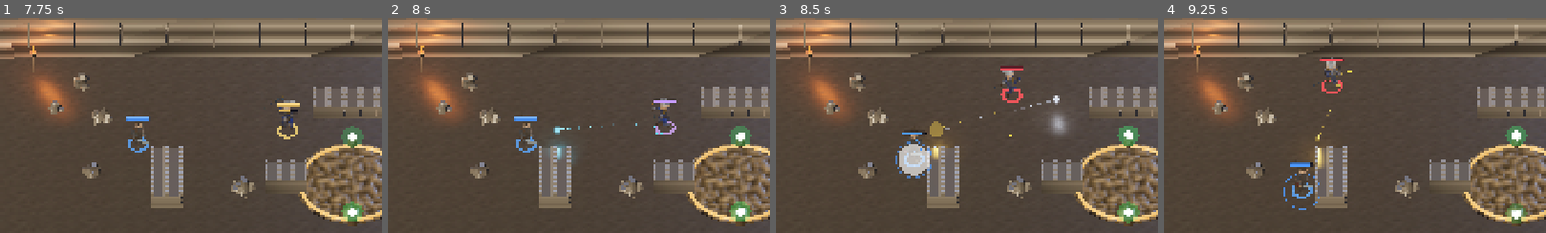
Above: before the commit, frames 1-4 (left to right).
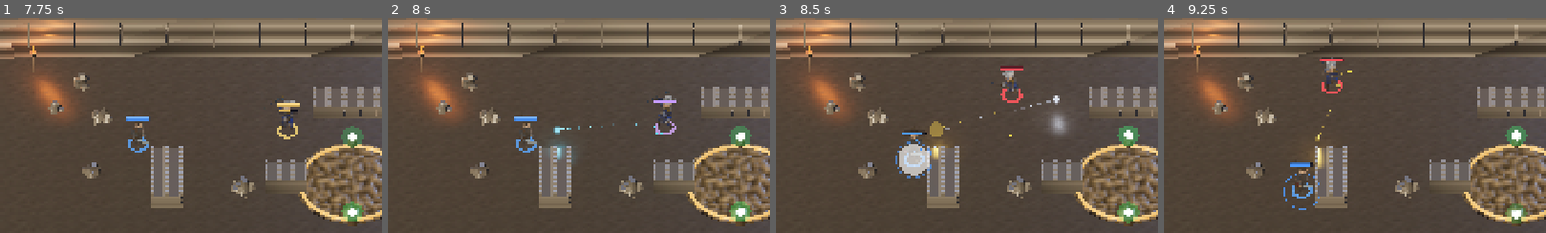
Above: after the commit, the same moments.

Repository: johnWard12/arena-game-godot
Game: Godot game, scene res://scenes/CharSelect.tscn
Two runs of this game, one before a commit and one after it. Both use one fixed random seed, a clock stepped at 60 frames per second and the inputs below.
Inputs (mouse positions are % of the whole screen's width and height, from its top left):
- Up to frame 1 (7.75 s): tap Enter at 0.5, 2, 3.5 s; move the mouse to (72, 45) at 0.52 s; hold D 0.53-1.25 s; tap Backspace at 0.6 s; click (72, 45) at 0.67 s; tap Space at 0.77, 1.25, 2.75, 3.77, 4.25, 6.77 s; drag from (30, 55) to (45, 70) at 1.27 s; move the mouse to (60, 28) at 2.02 s; hold D 2.03-2.75 s; tap Q at 2.1 s; drag from (45, 70) to (20, 35) at 2.77 s; move the mouse to (80, 65) at 3.52 s; hold A 3.53-4.25 s; tap Shift at 3.6 s; drag from (20, 35) to (35, 25) at 4.27 s; move the mouse to (55, 50) at 5.02 s; hold S 5.03-5.75 s; tap G at 5.1 s; click (55, 50) at 5.17 s; drag from (35, 25) to (30, 55) at 5.77 s; move the mouse to (72, 45) at 6.52 s; hold W 6.53-7.25 s; tap E at 6.6 s; drag from (30, 55) to (45, 70) at 7.27 s
- Up to frame 2 (8 s): no input
- Up to frame 3 (8.5 s): move the mouse to (60, 28) at 8.02 s; hold S from 8.03 s (still down); tap F at 8.1 s
- Up to frame 4 (9.25 s): release S at 8.75 s; drag from (45, 70) to (20, 35) at 8.77 s
The pictures show only the part of the screen within x 4-54%, y 15-65%; the shares and areas given below are measured in that part.

Frame 1 is identical in both runs. In frame 2, 0.4% of the frame differs, in the area x 67-76%, y 34-52%; in frame 3, 0.2%; in frame 4, 0.3%.

Commit message:
Per-class AoE identities, ultimate polish, and gesture anims for instant abilities
AoE zones (AreaFxView3D.gd + a new "style" key on _spawn_zone_fx): every
zone used to be the same ring+disc+motes in a different color. Now each
class has a visual signature:
- "holy" (Cleric Consecrate + Guardian's Bond zones): a slowly-orbiting
  ring of vertical light pillars — the only style that leaves the ground.
- "arcane" (Mage Nova + Void Collapse burst): a bright center column that
  spikes and fades plus a one-shot radial glint detonation.
- "void" (Void Collapse rift): a dark hovering core in a glow shell with
  particles spiraling INWARD from outside the marker — matches the pull.
- "quake" (Bruiser Tremor + Seismic Slam): one-shot arcing rock debris,
  the only style whose particles obey gravity.

Bruiser: Tremor had NO ground telegraph at all — it now spawns an
expanding quake ring showing its true hit area; Seismic Slam's landing
gets one too.

Melee/instant ability animation audit:
- All swing-based melee (Duelist auto/Strike/Lunge, Bruiser auto/Shatter,
  plus the 360-degree Tremor/Seismic/Bladestorm spins) already animate via
  the model's attack anim + the new slash arcs.
- Instant no-swing abilities (Warcry, Unbreakable, Ward, Consecrate,
  Barrier, Iron Resolve, Camouflage) fired with zero body language — the
  view now detects a rising ability_commit timer with no cast/swing active
  and plays the class's cast gesture for 0.35s.

Ultimates: Bladestorm now carries a real OmniLight while spinning (the
storm illuminates the arena around the Duelist); Seismic/Void/Rain/Bond
covered by the styles above plus existing FX.

Caught by a throwaway style test-boot before commit: radial_accel /
tangential_accel are Vector2 min/max ranges in this Godot version, not
floats — would have been a live parse error on first cast otherwise.

Diff:
--- a/godot_project/scripts/AreaFxView3D.gd
+++ b/godot_project/scripts/AreaFxView3D.gd
@@ -38,6 +38,21 @@
 var _border_mat: StandardMaterial3D
 var _target_r := 0.0
 
+# Per-class visual identity ("style" key): every zone used to be the same
+# ring+disc+motes in a different color, so all AoEs read identically.
+# "holy"   — orbiting vertical light pillars (Cleric: the only style that
+#            leaves the ground)
+# "arcane" — center flash column + one-shot radial glint detonation (Mage)
+# "void"   — dark hovering core + particles spiraling INWARD, matching the
+#            pull (Mage ult rift)
+# "quake"  — one-shot arcing rock debris, the only style whose particles
+#            obey gravity (Bruiser)
+var _style := ""
+var _spin: Node3D
+var _extra_mats: Array[StandardMaterial3D] = []
+var _extra_alphas: Array[float] = []
+var _void_core: MeshInstance3D
+
 func setup(fx: Dictionary):
 	_shape = fx["shape"]
 	_size = fx["size"]
@@ -45,6 +60,7 @@
 	_color = fx["color"]
 	_anim_style = fx.get("anim", "pulse")
 	_particle_style = fx.get("particles", "rise")
+	_style = fx.get("style", "")
 	position = CoordUtil.to_world(fx["pos"], 0.03)
 
 	var facing: Vector2 = fx["facing"]
@@ -106,6 +122,173 @@
 		_build_falling_particles(r)
 	else:
 		_build_rising_particles(r)
+
+	match _style:
+		"holy": _build_holy_extras(r)
+		"arcane": _build_arcane_extras(r)
+		"void": _build_void_extras(r)
+		"quake": _build_quake_extras(r)
+
+# Cleric — a slowly-orbiting ring of vertical light pillars. Verticality is
+# the holy signature; no other zone style leaves the ground plane.
+func _build_holy_extras(r: float):
+	_spin = Node3D.new()
+	add_child(_spin)
+	for i in 6:
+		var a = i * TAU / 6.0
+		var pillar := MeshInstance3D.new()
+		var cyl := CylinderMesh.new()
+		cyl.top_radius = 0.035
+		cyl.bottom_radius = 0.06
+		cyl.height = 1.7
+		pillar.mesh = cyl
+		var mat = _make_mat(0.3)
+		mat.emission_energy_multiplier = 2.0
+		pillar.material_override = mat
+		pillar.position = Vector3(cos(a) * r * 0.62, 0.85, sin(a) * r * 0.62)
+		_spin.add_child(pillar)
+		_extra_mats.append(mat)
+		_extra_alphas.append(0.3)
+
+# Mage — a bright center column that spikes and fades plus a one-shot ring
+# of radially-flying glints: reads as an arcane detonation.
+func _build_arcane_extras(r: float):
+	var column := MeshInstance3D.new()
+	var cyl := CylinderMesh.new()
+	cyl.top_radius = r * 0.10
+	cyl.bottom_radius = r * 0.16
+	cyl.height = 2.4
+	column.mesh = cyl
+	var cmat = _make_mat(0.55)
+	cmat.emission_energy_multiplier = 2.6
+	column.material_override = cmat
+	column.position.y = 1.2
+	add_child(column)
+	_extra_mats.append(cmat)
+	_extra_alphas.append(0.55)
+
+	var burst := GPUParticles3D.new()
+	burst.position.y = 0.4
+	burst.amount = 26
+	burst.lifetime = 0.5
+	burst.one_shot = true
+	burst.explosiveness = 1.0
+	burst.emitting = true
+	var pm := ParticleProcessMaterial.new()
+	pm.emission_shape = ParticleProcessMaterial.EMISSION_SHAPE_SPHERE_SURFACE
+	pm.emission_sphere_radius = max(0.2, r * 0.2)
+	pm.initial_velocity_min = 0.0
+	pm.initial_velocity_max = 0.1
+	pm.radial_accel = Vector2(14.0, 18.0)
+	pm.gravity = Vector3.ZERO
+	pm.scale_min = 0.5
+	pm.scale_max = 1.1
+	pm.color_ramp = _fade_ramp()
+	burst.process_material = pm
+	burst.draw_pass_1 = _glint_quad(0.09)
+	add_child(burst)
+
+# Mage ult rift — dark hovering core wrapped in a glow shell, with particles
+# spiraling INWARD from well outside the marker (negative radial accel +
+# tangential swirl), matching the ability's actual pull.
+func _build_void_extras(r: float):
+	_void_core = MeshInstance3D.new()
+	var s := SphereMesh.new()
+	s.radius = r * 0.4
+	s.height = r * 0.8
+	_void_core.mesh = s
+	var core_mat := StandardMaterial3D.new()
+	core_mat.shading_mode = BaseMaterial3D.SHADING_MODE_UNSHADED
+	core_mat.albedo_color = Color(0.06, 0.0, 0.12)
+	_void_core.material_override = core_mat
+	_void_core.position.y = 0.5
+	add_child(_void_core)
+
+	var shell := MeshInstance3D.new()
+	var s2 := SphereMesh.new()
+	s2.radius = r * 0.52
+	s2.height = r * 1.04
+	shell.mesh = s2
+	var shell_mat = _make_mat(0.25)
+	shell_mat.emission_energy_multiplier = 1.8
+	shell.material_override = shell_mat
+	shell.position.y = 0.5
+	add_child(shell)
+	_extra_mats.append(shell_mat)
+	_extra_alphas.append(0.25)
+
+	var swirl := GPUParticles3D.new()
+	swirl.position.y = 0.4
+	swirl.amount = 30
+	swirl.lifetime = 0.8
+	swirl.emitting = true
+	var pm := ParticleProcessMaterial.new()
+	pm.emission_shape = ParticleProcessMaterial.EMISSION_SHAPE_RING
+	pm.emission_ring_axis = Vector3(0, 1, 0)
+	pm.emission_ring_radius = r * 2.2
+	pm.emission_ring_inner_radius = r * 1.6
+	pm.emission_ring_height = 0.3
+	pm.initial_velocity_min = 0.0
+	pm.initial_velocity_max = 0.1
+	pm.radial_accel = Vector2(-15.0, -13.0)
+	pm.tangential_accel = Vector2(4.0, 6.0)
+	pm.gravity = Vector3.ZERO
+	pm.color_ramp = _fade_ramp()
+	swirl.process_material = pm
+	swirl.draw_pass_1 = _glint_quad(0.08)
+	add_child(swirl)
+
+# Bruiser — one-shot arcing rock debris: the earthy, physical signature
+# (the only zone style whose particles obey gravity).
+func _build_quake_extras(r: float):
+	var rocks := GPUParticles3D.new()
+	rocks.position.y = 0.1
+	rocks.amount = 22
+	rocks.lifetime = 0.7
+	rocks.one_shot = true
+	rocks.explosiveness = 1.0
+	rocks.emitting = true
+	var pm := ParticleProcessMaterial.new()
+	pm.emission_shape = ParticleProcessMaterial.EMISSION_SHAPE_SPHERE
+	pm.emission_sphere_radius = r * 0.5
+	pm.direction = Vector3(0, 1, 0)
+	pm.spread = 40.0
+	pm.initial_velocity_min = 2.0
+	pm.initial_velocity_max = 4.2
+	pm.gravity = Vector3(0, -11.0, 0)
+	pm.scale_min = 0.6
+	pm.scale_max = 1.4
+	rocks.process_material = pm
+	var box := BoxMesh.new()
+	box.size = Vector3(0.09, 0.09, 0.09)
+	var rock_mat := StandardMaterial3D.new()
+	rock_mat.albedo_color = Color(0.45, 0.35, 0.25)
+	rock_mat.roughness = 1.0
+	box.material = rock_mat
+	rocks.draw_pass_1 = box
+	add_child(rocks)
+
+func _fade_ramp() -> GradientTexture1D:
+	var ramp := Gradient.new()
+	ramp.set_color(0, Color(_color.r, _color.g, _color.b, 0.9))
+	ramp.set_color(1, Color(_color.r, _color.g, _color.b, 0.0))
+	var tex := GradientTexture1D.new()
+	tex.gradient = ramp
+	return tex
+
+func _glint_quad(size: float) -> QuadMesh:
+	var quad := QuadMesh.new()
+	quad.size = Vector2(size, size)
+	var mat := StandardMaterial3D.new()
+	mat.shading_mode = BaseMaterial3D.SHADING_MODE_UNSHADED
+	mat.transparency = BaseMaterial3D.TRANSPARENCY_ALPHA
+	mat.billboard_mode = BaseMaterial3D.BILLBOARD_ENABLED
+	mat.vertex_color_use_as_albedo = true
+	mat.emission_enabled = true
+	mat.emission = _color
+	mat.emission_energy_multiplier = 1.8
+	quad.material = mat
+	return quad
 
 func _build_rising_particles(r: float):
 	_particles = GPUParticles3D.new()
@@ -242,6 +425,15 @@
 	_ring2.rotation.y += get_process_delta_time() * 0.35
 	_disc_mat.albedo_color.a = 0.12 * fade
 
+	# style extras: orbit the holy pillars, pulse the void core, and fade
+	# every extra material out with the zone
+	if _spin != null:
+		_spin.rotation.y += get_process_delta_time() * 0.9
+	for i in _extra_mats.size():
+		_extra_mats[i].albedo_color.a = _extra_alphas[i] * fade
+	if _void_core != null:
+		_void_core.scale = Vector3.ONE * (0.9 + 0.1 * sin(t * 9.0))
+
 func _animate_rect(remain: float):
 	const INTRO := 0.12
 	const OUTRO := 0.22
--- a/godot_project/scripts/BruiserEntity.gd
+++ b/godot_project/scripts/BruiserEntity.gd
@@ -133,6 +133,9 @@
 		return
 	tremor_fx_left = 0.4
 	FX.impact_burst(get_parent(), global_position, Color(0.85, 0.6, 0.3), 22, 220.0)
+	# Tremor was the only AoE with no ground telegraph at all — an expanding
+	# quake ring with rock debris shows its true hit area.
+	_spawn_zone_fx(global_position, TREMOR_RADIUS, 0.5, Color(0.9, 0.55, 0.2), "expand", "rise", "quake")
 	# True AoE: hits every enemy in range, not just the primary target —
 	# matters in 2v2/3v3 where more than one foe can be caught in the stomp.
 	for target in get_enemies_in_range(TREMOR_RADIUS):
@@ -178,6 +181,7 @@
 	start_swing(360.0, 0.45)
 	seismic_slam_fx_left = 0.70
 	FX.impact_burst(get_parent(), global_position, Color(1.0, 0.7, 0.2), 30, 420.0)
+	_spawn_zone_fx(global_position, SEISMIC_RANGE, 0.6, Color(1.0, 0.6, 0.15), "expand", "rise", "quake")
 	if opp != null and opp.alive and global_position.distance_to(opp.global_position) <= SEISMIC_RANGE:
 		if deal_damage(opp, SEISMIC_DMG):
 			add_combo_stack()
--- a/godot_project/scripts/ClericEntity.gd
+++ b/godot_project/scripts/ClericEntity.gd
@@ -165,7 +165,7 @@
 	consecrate_time_left = CONSECRATE_DUR
 	consecrate_tick_timer = 0.0
 	FX.impact_burst(get_parent(), consecrate_pos, Color(0.95, 0.9, 0.55), 18, 180.0)
-	_spawn_zone_fx(consecrate_pos, CONSECRATE_RADIUS, CONSECRATE_DUR, Color(0.95, 0.85, 0.4))
+	_spawn_zone_fx(consecrate_pos, CONSECRATE_RADIUS, CONSECRATE_DUR, Color(0.95, 0.85, 0.4), "pulse", "rise", "holy")
 	cd_a2 = CONSECRATE_CD
 	commit_ability()
 
@@ -228,9 +228,9 @@
 	# Activation moment needs to read as clearly as a big ultimate should —
 	# the persistent ring/beam (EntityView3D._update_bond_fx) shows it's
 	# ongoing, but this marks the exact instant it went off.
-	_spawn_zone_fx(global_position, 90.0, 0.6, Color(1.0, 0.92, 0.55))
+	_spawn_zone_fx(global_position, 90.0, 0.6, Color(1.0, 0.92, 0.55), "pulse", "rise", "holy")
 	if partner != null:
-		_spawn_zone_fx(partner.global_position, 90.0, 0.6, Color(1.0, 0.92, 0.55))
+		_spawn_zone_fx(partner.global_position, 90.0, 0.6, Color(1.0, 0.92, 0.55), "pulse", "rise", "holy")
 	commit_ability()
 
 func resolve_ult(_opp: Entity):
--- a/godot_project/scripts/Entity.gd
+++ b/godot_project/scripts/Entity.gd
@@ -1210,11 +1210,11 @@
 # that point on. Fixes the class of bug where a ground effect visually drags
 # along behind whoever cast it because it was rendered relative to their
 # current position instead of where it was actually placed.
-func _spawn_zone_fx(pos: Vector2, radius: float, duration: float, color: Color, anim: String = "pulse", particles: String = "rise"):
+func _spawn_zone_fx(pos: Vector2, radius: float, duration: float, color: Color, anim: String = "pulse", particles: String = "rise", style: String = ""):
 	area_fx_spawned.emit({
 		"shape": "circle", "pos": pos, "facing": Vector2.RIGHT,
 		"size": Vector2(radius, 0.0), "duration": duration, "color": color, "anim": anim,
-		"particles": particles,
+		"particles": particles, "style": style,
 	})
 
 # A brief rectangular cast flash (e.g. Purify) so a skill-shot's true hit
--- a/godot_project/scripts/EntityView3D.gd
+++ b/godot_project/scripts/EntityView3D.gd
@@ -96,6 +96,12 @@
 var _bloodlust_particles: GPUParticles3D
 
 var _bladestorm_particles: GPUParticles3D
+var _bladestorm_light: OmniLight3D
+
+# Gesture fallback for instant abilities (see _update_animation): commit
+# tracking to detect an ability firing with no cast and no swing of its own.
+var _last_commit := 0.0
+var _gesture_left := 0.0
 
 var _shift_style := ""
 var _shift_dome: MeshInstance3D
@@ -805,7 +811,20 @@
 	_bloodlust_particles.emitting = entity.bloodlust_time_left > 0
 
 	if _bladestorm_particles != null:
-		_bladestorm_particles.emitting = entity.bladestorm_time_left > 0
+		var storming = entity.bladestorm_time_left > 0
+		_bladestorm_particles.emitting = storming
+		# Real light while the ult spins so the storm illuminates the arena
+		# around the Duelist (lazily created the first time it's needed).
+		if _bladestorm_light == null and storming:
+			_bladestorm_light = OmniLight3D.new()
+			_bladestorm_light.light_color = Color(1.0, 0.85, 0.4)
+			_bladestorm_light.light_energy = 2.2
+			_bladestorm_light.omni_range = 3.5
+			_bladestorm_light.shadow_enabled = false
+			_bladestorm_light.position = Vector3(0, 1.0, 0)
+			add_child(_bladestorm_light)
+		if _bladestorm_light != null:
+			_bladestorm_light.visible = storming
 
 	var shift_active = entity.get_shift_active()
 	if _shift_ring != null:
@@ -935,6 +954,20 @@
 		return
 	if entity.stunned_time_left > 0:
 		_play("RecieveHit", 0.1)
+		return
+
+	# One-shot gesture for instant abilities that have no cast and no swing
+	# of their own (Warcry, Unbreakable, Ward, Consecrate, Barrier, Iron
+	# Resolve, Camouflage...) — without this they fired with zero body
+	# language. A rising ability_commit_time_left is the tell that one of
+	# them just went off (swing/cast abilities never reach here mid-action
+	# thanks to the earlier branches).
+	_gesture_left = max(0.0, _gesture_left - get_process_delta_time())
+	if entity.ability_commit_time_left > _last_commit + 0.001 and entity.casting == null:
+		_gesture_left = 0.35
+		_force_play(_cfg["cast_anim"], 0.06)
+	_last_commit = entity.ability_commit_time_left
+	if _gesture_left > 0:
 		return
 
 	var max_speed = entity.speed_override if entity.speed_override > 0.0 else Entity.MAX_SPEED
--- a/godot_project/scripts/RangedEntity.gd
+++ b/godot_project/scripts/RangedEntity.gd
@@ -132,7 +132,7 @@
 		facing = get_aim_dir(opp)
 	nova_fx_left = 0.35
 	FX.impact_burst(get_parent(), global_position, Color(0.72, 0.4, 1.0), 18, 260.0)
-	_spawn_zone_fx(global_position, NOVA_RADIUS, 0.45, Color(0.72, 0.4, 1.0), "expand")
+	_spawn_zone_fx(global_position, NOVA_RADIUS, 0.45, Color(0.72, 0.4, 1.0), "expand", "rise", "arcane")
 	var landed := false
 	# True AoE: every enemy caught in the burst gets hit, not just the
 	# primary target — matters in 2v2/3v3 where more than one foe can be
@@ -159,12 +159,12 @@
 		rift_pos = opp.global_position
 		rift_pull_left = VOIDCOLLAPSE_PULL_DUR
 		rift_fx_left   = VOIDCOLLAPSE_PULL_DUR + 0.5
-		_spawn_zone_fx(rift_pos, 55.0, VOIDCOLLAPSE_PULL_DUR, Color(0.5, 0.1, 0.95))
+		_spawn_zone_fx(rift_pos, 55.0, VOIDCOLLAPSE_PULL_DUR, Color(0.5, 0.1, 0.95), "pulse", "rise", "void")
 
 func _resolve_void_explosion():
 	rift_fx_left = 0.50
 	FX.impact_burst(get_parent(), rift_pos, Color(0.75, 0.15, 1.0), 34, 380.0)
-	_spawn_zone_fx(rift_pos, 300.0, 0.5, Color(0.85, 0.3, 1.0), "expand")
+	_spawn_zone_fx(rift_pos, 300.0, 0.5, Color(0.85, 0.3, 1.0), "expand", "rise", "arcane")
 	if opponent != null and opponent.alive:
 		var dist = opponent.global_position.distance_to(rift_pos)
 		var closeness = 1.0 - clamp(dist / 320.0, 0.0, 1.0)
